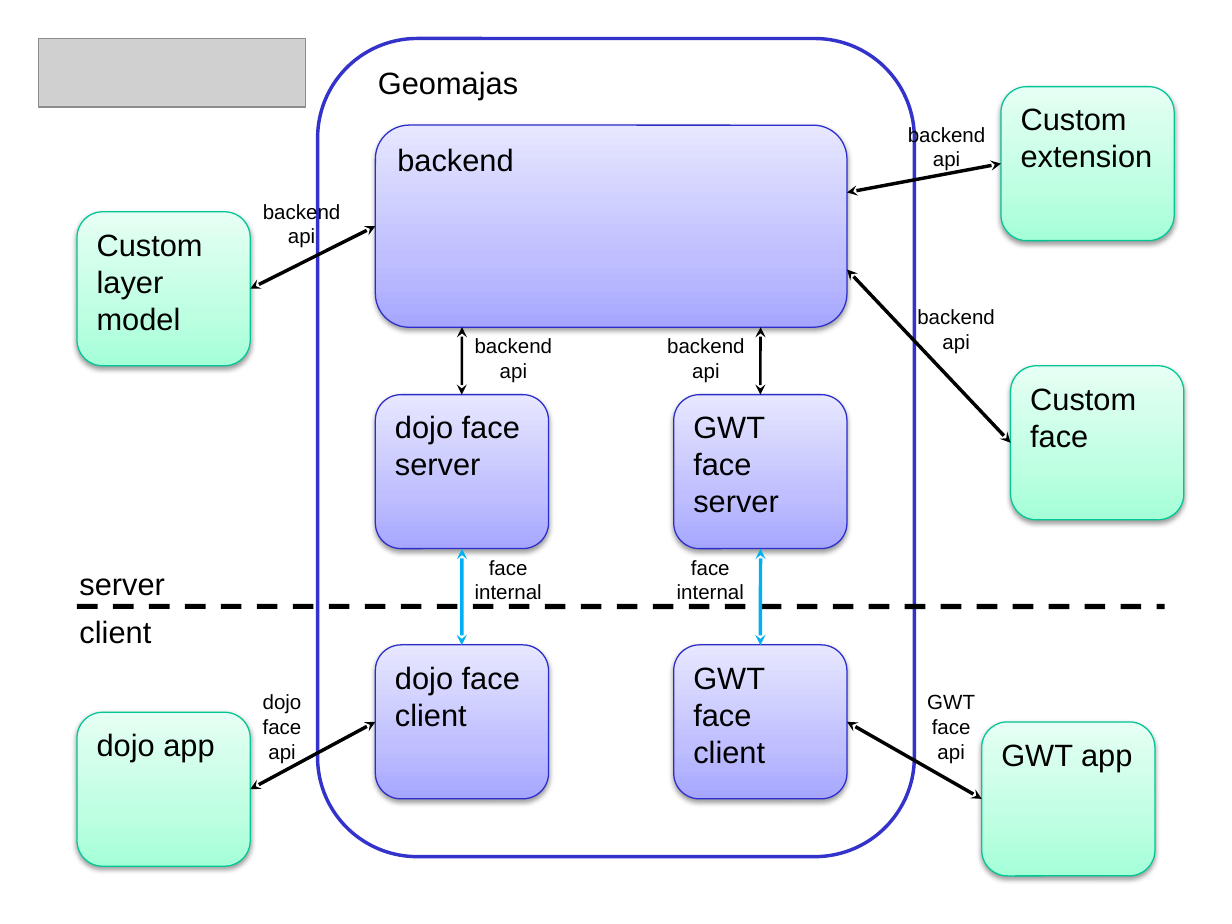
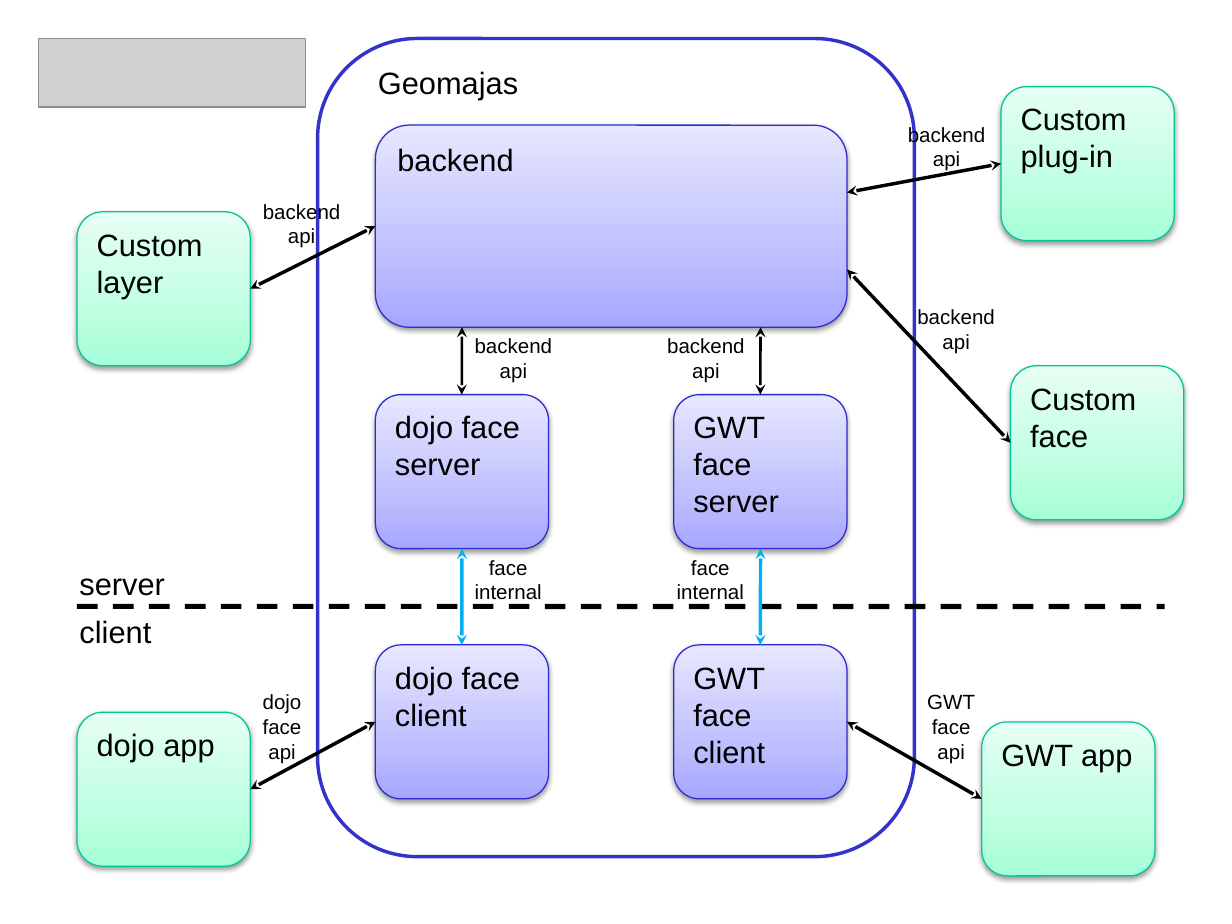
Before and after one commit to geomajas/geomajas-project-server, a slide deck: slide 4 of documentation/devuserguide/en-GB/images/architecture slides.pptx. Drawn at 1232x924 pixels with LibreOffice and Linux fonts; fonts in the diff are those of the drawing; grey boxes stand for pictures. Boxes give left, top, right and bottom in pixels: in the first picture for what was removed or moved away, otherwise in the second. Text is boxed around its words. In the diff, an @@ line names an element or a change of style, - is before the commit and + after.

```diff
--- a/documentation/devuserguide/en-GB/images/architecture slides.pptx
+++ b/documentation/devuserguide/en-GB/images/architecture slides.pptx
@@ text in rounded rectangle at (x1=1021, y1=108, x2=1127, y2=173): text changed @@
-Custom extension
+Custom plug-in
@@ text in rounded rectangle at (x1=97, y1=234, x2=203, y2=298): text changed @@
-Custom layer model
+Custom layer
```
Also in this commit, not shown: 2 other slides changed, 3 other files.
